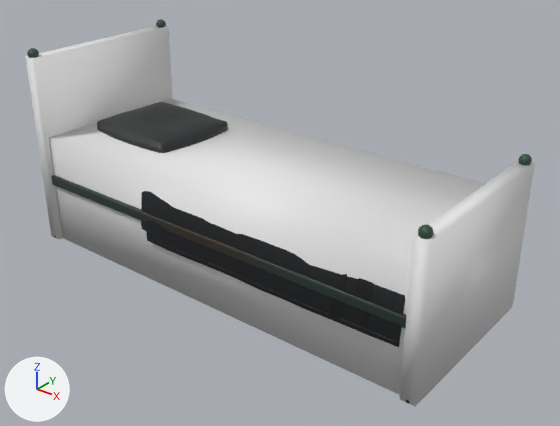
The glTF model assets/models/catre.glb as it was, and as the next commit left it.
The view is the same before and after, from a camera (50 mm lens) standing at (1.9, -2.26, 1.7) and looking at (0.1, -0.01, 0.3). Arrows for +X, +Y and +Z are at lower left; the lights stay in place. The older version comes first. Where no turn or scale is listed for an object, it has been applied to the vertices. Vertices at exactly the same position are counted once.

Objects in the first picture: 'almohada', 'armazon', 'catre-colcaja', 'catre_cabecera-colcaja', 'catre_piecero-colcaja', 'manta', 'manta_lista_0', 'manta_lista_1', 'manta_vuelta'.
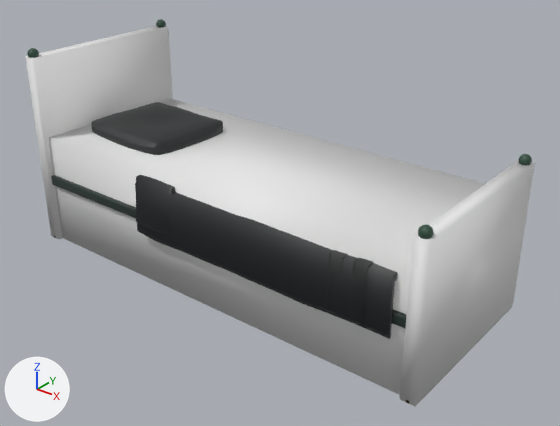
Commit message: Corrige el catre: los largueros atravesaban la manta

What changed in the scene script:
```text
Change me_almohada:
    used by ob_almohada; location = (0.0, 0.0, 0.0)
    remove me_almohada.from_pydata(...)  # 430 vertices, 856 faces; spans x -0.863..-0.357, y -0.198..0.248, z 0.42..0.557
    add me_almohada.from_pydata(...)  # 430 vertices, 856 faces; spans x -0.254..0.253, y -0.225..0.222, z -0.071..0.066
    me_almohada part 1: 430 of 430 vertices moved; they spanned x -0.863..-0.357, y -0.198..0.248, z 0.42..0.557 and now span x -0.254..0.253, y -0.225..0.222, z -0.071..0.066; mean shift (0.609, -0.024, -0.491)
Change me_manta:
    used by ob_manta; location = (0.0, 0.0, 0.0)
    remove me_manta.from_pydata(...)  # 770 vertices, 1536 faces; spans x -0.301..0.902, y -0.393..0.393, z 0.197..0.475
    add me_manta.from_pydata(...)  # 770 vertices, 1536 faces; spans x -0.332..0.873, y -0.414..0.413, z 0.22..0.482
    me_manta part 2: 770 of 770 vertices moved; they spanned x -0.301..0.902, y -0.393..0.393, z 0.197..0.475 and now span x -0.332..0.873, y -0.414..0.413, z 0.22..0.482; mean shift (-0.03, 0.0, 0.023)
    me_manta part 3: 428 kept faces spanning x -0.332..0.872, y -0.413..0.413, z 0.22..0.482 get new vertex colours; the middle colour goes from dark grey #4c5258 to dark grey #474e53
Change me_manta_lista_0:
    used by ob_manta_lista_0; location = (0.0, 0.0, 0.0)
    remove me_manta_lista_0.from_pydata(...)  # 602 vertices, 1200 faces; spans x 0.62..0.681, y -0.391..0.39, z 0.218..0.475
    add me_manta_lista_0.from_pydata(...)  # 602 vertices, 1200 faces; spans x 0.62..0.681, y -0.41..0.411, z 0.244..0.482
    me_manta_lista_0 part 4: 602 of 602 vertices moved; they spanned x 0.62..0.681, y -0.391..0.39, z 0.218..0.475 and now span x 0.62..0.681, y -0.41..0.411, z 0.244..0.482; mean shift (0.0, 0.001, 0.023)
Change me_manta_lista_1:
    used by ob_manta_lista_1; location = (0.0, 0.0, 0.0)
    remove me_manta_lista_1.from_pydata(...)  # 602 vertices, 1200 faces; spans x 0.718..0.781, y -0.39..0.389, z 0.216..0.478
    add me_manta_lista_1.from_pydata(...)  # 602 vertices, 1200 faces; spans x 0.719..0.781, y -0.41..0.409, z 0.24..0.485
    me_manta_lista_1 part 5: 602 of 602 vertices moved; they spanned x 0.718..0.781, y -0.39..0.389, z 0.216..0.478 and now span x 0.719..0.781, y -0.41..0.409, z 0.24..0.485; mean shift (0.0, 0.0, 0.023)
Change me_manta_vuelta:
    used by ob_manta_vuelta; location = (0.0, 0.0, 0.0)
    remove me_manta_vuelta.from_pydata(...)  # 770 vertices, 1536 faces; spans x -0.332..-0.126, y -0.391..0.39, z 0.235..0.49
    add me_manta_vuelta.from_pydata(...)  # 770 vertices, 1536 faces; spans x -0.333..-0.126, y -0.414..0.412, z 0.267..0.497
    me_manta_vuelta part 6: 770 of 770 vertices moved; they spanned x -0.332..-0.126, y -0.391..0.39, z 0.235..0.49 and now span x -0.333..-0.126, y -0.414..0.412, z 0.267..0.497; mean shift (-0.001, 0.0, 0.025)
Change ob_almohada:
    ob_almohada.location: (0.0, 0.0, 0.0) -> (-0.61, -0.007, 0.499)
```

Where the change shows, as pixel boxes (x1, y1, x2, y2) in the pictures (560 x 426 px; the box of a moved part takes in the faces that stretch with it):
'manta', reshaped: before (146, 208, 405, 347); after (135, 182, 398, 339)
'almohada', reshaped, moved: before (97, 102, 228, 153); after (91, 102, 223, 155)
'manta_vuelta', reshaped: before (141, 191, 175, 241); after (136, 175, 175, 236)
'manta_lista_1', reshaped: before (356, 278, 374, 329); after (353, 258, 373, 326)
'manta_lista_0', reshaped: before (329, 274, 347, 318); after (326, 250, 348, 310)
part 2 of me_manta, moved or reshaped: before (147, 208, 405, 347); after (137, 189, 398, 338)
part 3 of me_manta, recoloured: before (146, 232, 399, 347); after (135, 182, 391, 339)
'armazon', unchanged, covered by the edit: (27, 19, 532, 404) in both
